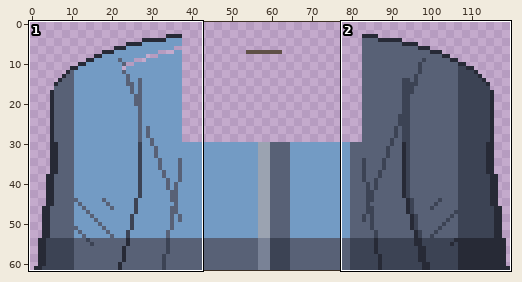
Pixel-art file: art/src/torso/vet.aseprite. Above, an overview of the earlier version with the close-up marked.
Close-up. First the earlier version:
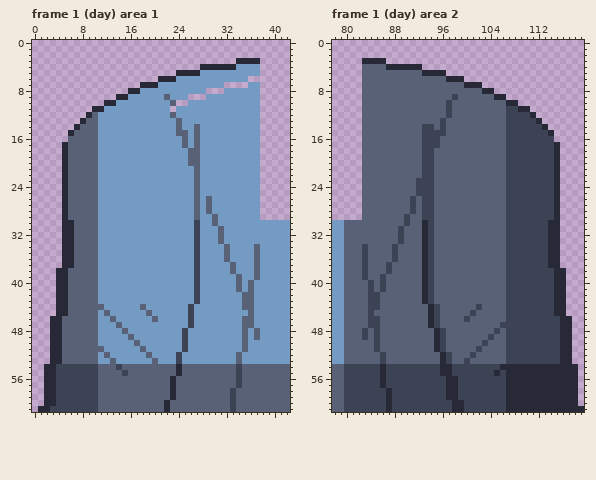
120x62 pixels, 2 frames. Shown: frame 1 (day) area 1: x 0..42, y 0..61; frame 1 (day) area 2: x 78..119, y 0..61. The commit also changed other frames or places, which this record leaves out.
The result:
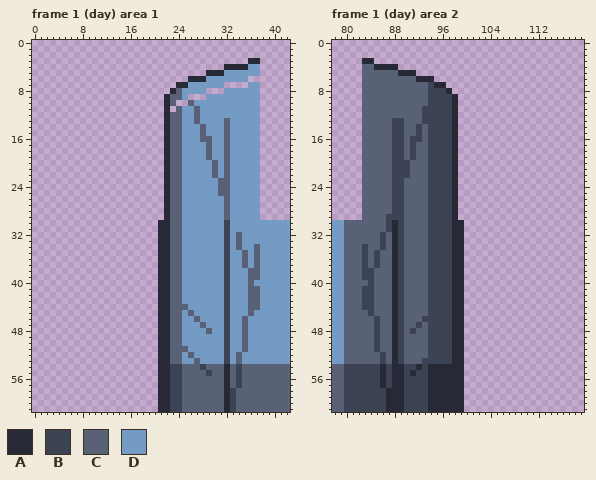
Palette (. is transparent): A #272a36  B #3c4354  C #586176  D #739bc4
Edits made:
Changed rows in their new state; - is an unchanged pixel.
Frame 1 (day) area 1:
first column x 1:
 3 ---------------------------------..--
 4 ---------------------------....--AA--
 5 -----------------------.....AAA------
 6 --------------------.....AAA---------
 7 -----------------......AA------------
 8 ---------------.......AC-------------
 9 -------------........ACC-------------
10 -----------..........A---C-----------
11 ---------............A-C--C----------
12 --------.............A-C--C----------
13 -------..............AC---C----C-----
14 ------...............AC---DC---C-----
15 -----................AC-D-DC---C-----
16 -----................ACCD-DCC--C-----
17 ----.................ACCD-D-C--C-----
18 ----.................ACC-DD-C--C-----
19 ----.................ACC-DD-C--C-----
20 ----.................ACC-DD--C-C-----
21 ----.................ACC--D--C-C-----
22 ----.................ACC--D--C-C-----
23 ----.................ACC--D---CC-----
24 ----.................ACC--D---CC-----
25 ----.................ACC--D---CC-----
26 ----.................ACC--D-D--C-----
27 ----.................ACC--D-D--C-----
28 ----.................ACC--D-D--C-----
29 ----.................ACC--D--D-C-----
30 ----................AACC--D--D-B-----
31 ----................AACC--D---DB-----
32 ----................AACC--D---DB-C---
33 ----................AACC--D---DB-C---
34 ----................AACC--D----B-C---
35 ----................AACC--D----B--C--
36 ----................AACC--D----B--C--
37 ----................AACC--D----BD-C--
38 ---.................AACC--D----BD--C-
39 ---.................AACC--D----B-D-C-
40 ---.................AACC--D----B-D---
41 ---.................AACC--D----B-D--C
42 ---.................AACC--D----B--D-C
43 ---.................AACC--D----B--D-C
44 ---.................AACCCD-----B--D-C
45 ---.................AACC-C-----B-----
46 --..................AACC-DC----B---D-
47 --..................AACC-D-C---B---D-
48 --..................AACCD---C--B----D
49 --..................AACCD------B----D
50 --..................AACCD------B-----
51 --..................AACCC------B-----
52 --..................AACC-C-----B-----
53 --..................AACC--C----B-----
54 -...................AABB---B---A-----
55 -...................AABB----B--A-----
56 -...................AABB-------A-----
57 -...................AABB-------A-----
58 -...................AABB-------A-----
59 -...................AABB-------A-----
60 -...................A-BB-------A-----
61 ....................A-BB-------A-----
Frame 1 (day) area 2:
first column x 83:
 3 --..---------------------------------
 4 --AA--....---------------------------
 5 ------AAA.....-----------------------
 6 ---------AAA.....--------------------
 7 -----------BAA......-----------------
 8 -----------BBBA.......---------------
 9 -----------BBBBA........-------------
10 -----------BBB-A..........-----------
11 ----------BBBB-A............---------
12 ----------BBBB-A.............--------
13 -----BB---BBB-BA..............-------
14 -----BB--BC-B-BA...............------
15 -----BB--BC---BA................-----
16 -----BB-BBC--BBA................-----
17 -----BB-B-C--BBA.................----
18 -----BB-B-C-BBBA.................----
19 -----BB-B-C-BBBA.................----
20 -----BBB--C-BBBA.................----
21 -----BBB--C-BBBA.................----
22 -----BBB--C-BBBA.................----
23 -----BB--CC-BBBA.................----
24 -----BB--CC-BBBA.................----
25 -----BB--CC-BBBA.................----
26 -----BB-C-C-BBBA.................----
27 -----BB-C-C-BBBA.................----
28 -----BB-C-C-BBBA.................----
29 ----BBBC--C-BBBA.................----
30 ----BABC--C-BBBAA................----
31 ----BA----C-BBBAA................----
32 ---B-A----C-BBBAA................----
33 ---B-A----C-BBBAA................----
34 ---B-AB---C-BBBAA................----
35 --B--AB---C-BBBAA................----
36 --B--AB---C-BBBAA................----
37 --B-CAB---C-BBBAA................----
38 -B--CAB---C-BBBAA.................---
39 -B-C-AB---C-BBBAA.................---
40 ---C-AB---C-BBBAA.................---
41 B--C-AB---C-BBBAA.................---
42 B-C--AB---C-BBBAA.................---
43 B-C--AB---C-BBBAA.................---
44 B-C--AB----B-BBAA.................---
45 -----AB----B-BBAA.................---
46 -C---AB---BB-BBAA..................--
47 -C---AB--B-B-BBAA..................--
48 C----AB-B--BB-BAA..................--
49 C----AB----BB-BAA..................--
50 -----AB----BB-BAA..................--
51 -----AB----BB-BAA..................--
52 -----AB----BBB-AA..................--
53 -----AB---BBBB-AA..................--
54 -----AA--A-AA--AA...................-
55 -----AA-A--AA--AA...................-
56 -----AA----AAA--A...................-
57 -----AA----AAA--A...................-
58 -----AA----AAA--A...................-
59 -----AA----AAA--A...................-
60 -----AA----AAAA--...................-
61 -----AA----AAAA--....................
Where, in picture pixels (left, top, right, bottom), the same in both close-ups:
changed: (38, 58, 260, 412)
changed: (362, 58, 584, 412)
